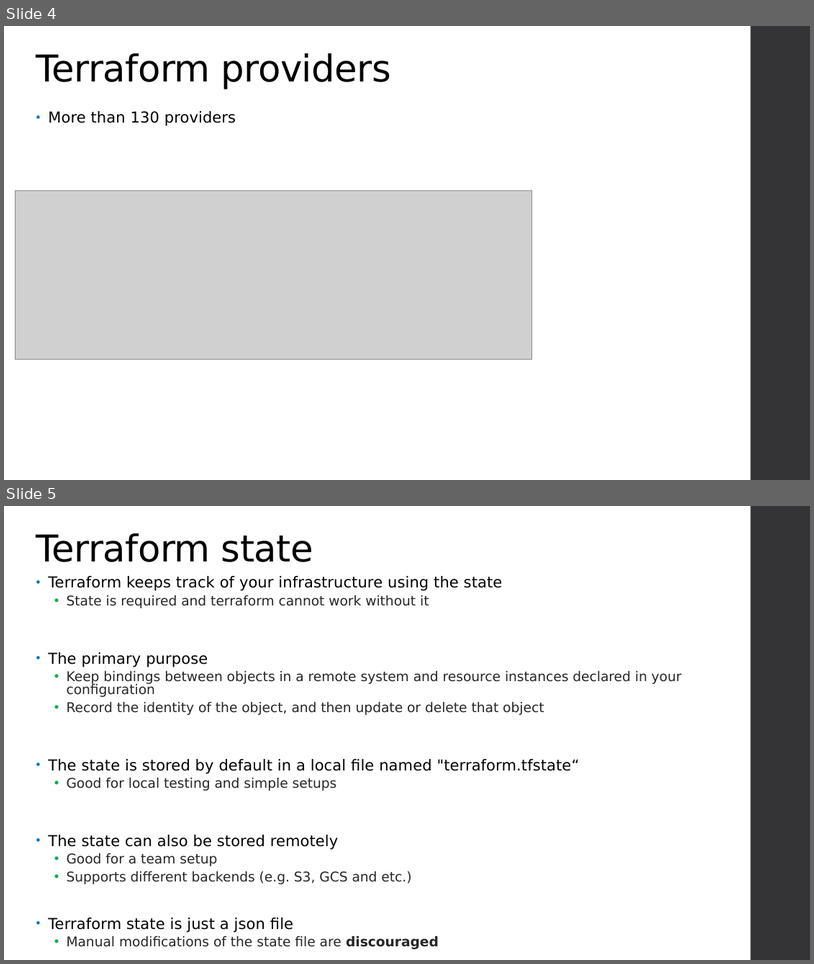
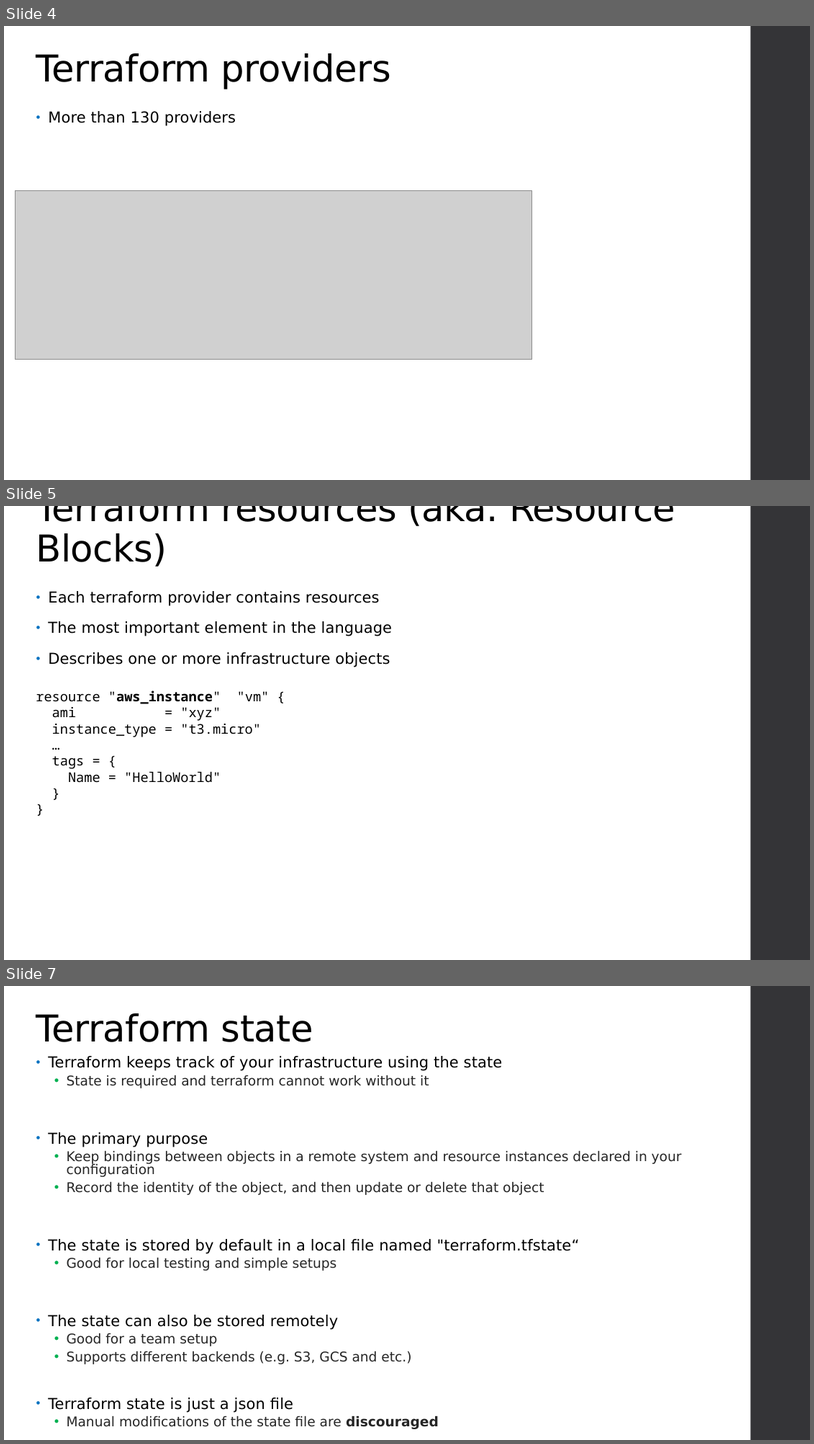
Before and after one commit to varadinov/DevSecOps, a slide deck: 07_infrastructure_as_code/terraform.pptx. Shown one above the other, each under a label of ours: slides 4 and 5 before the commit, slides 4, 5 and 7 after it; the slides between them are not shown. The pictures are 814x964 and 814x1444 pixels, drawn with LibreOffice and Linux fonts; fonts in the diff are those of the drawing; grey boxes stand for pictures; background and template pictures are left out. Boxes give left, top, right and bottom in pixels: in the first picture for what was removed or moved away, otherwise in the second. Text is boxed around its words. In the diff, an @@ line names an element or a change of style, - is before the commit and + after.

Commit message:
Update terraform example

```diff
--- a/07_infrastructure_as_code/terraform.pptx
+++ b/07_infrastructure_as_code/terraform.pptx
@@ slide 5 added at (4, 506, 810, 960), background picture (left out); not listed: 1 template element that a slide beside it also shows @@
@@ title added at (36, 506, 676, 566), 44 pt, text #000000 @@
+Terraform resources (aka. Resource Blocks)
@@ text added at (48, 591, 393, 667), 18 pt, text #000000 @@
+• Each terraform provider contains resources
+• The most important element in the language
+• Describes one or more infrastructure objects
@@ text added at (36, 690, 270, 782), 16 pt, text #000000 @@
+resource "aws_instance" "vm" {
+ami = "xyz"
+instance_type = "t3.micro"
+…
+tags = {
+Name = "HelloWorld"
+}
+}
@@ what was slide 5 is now slide 7 @@
```
Also in this commit, not shown: 1 slide changed, 1 other slide added, 4 other files.
